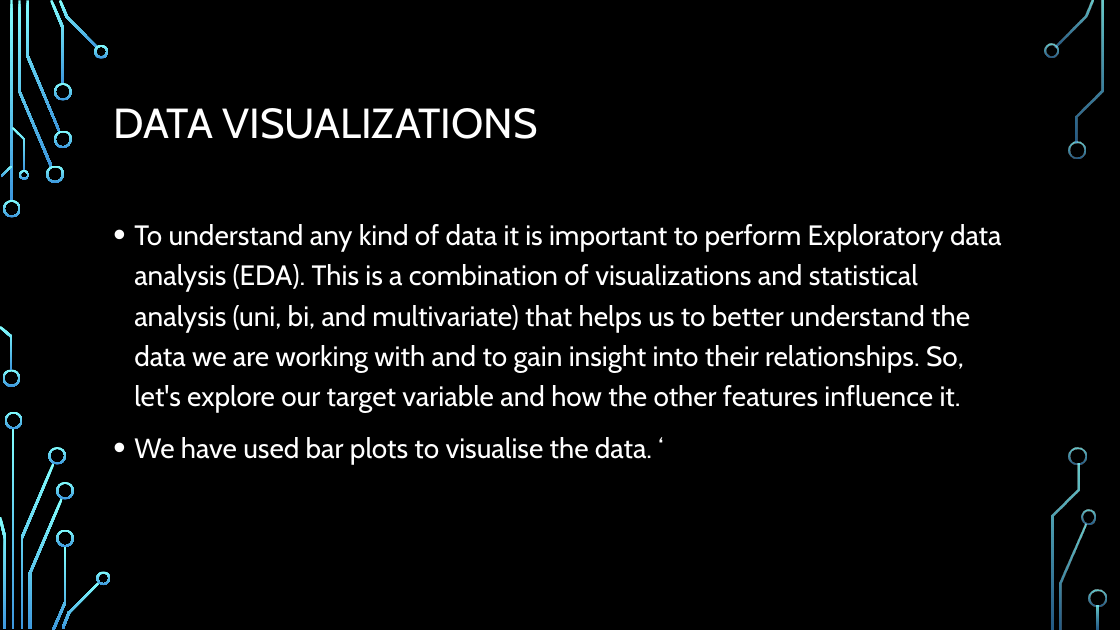
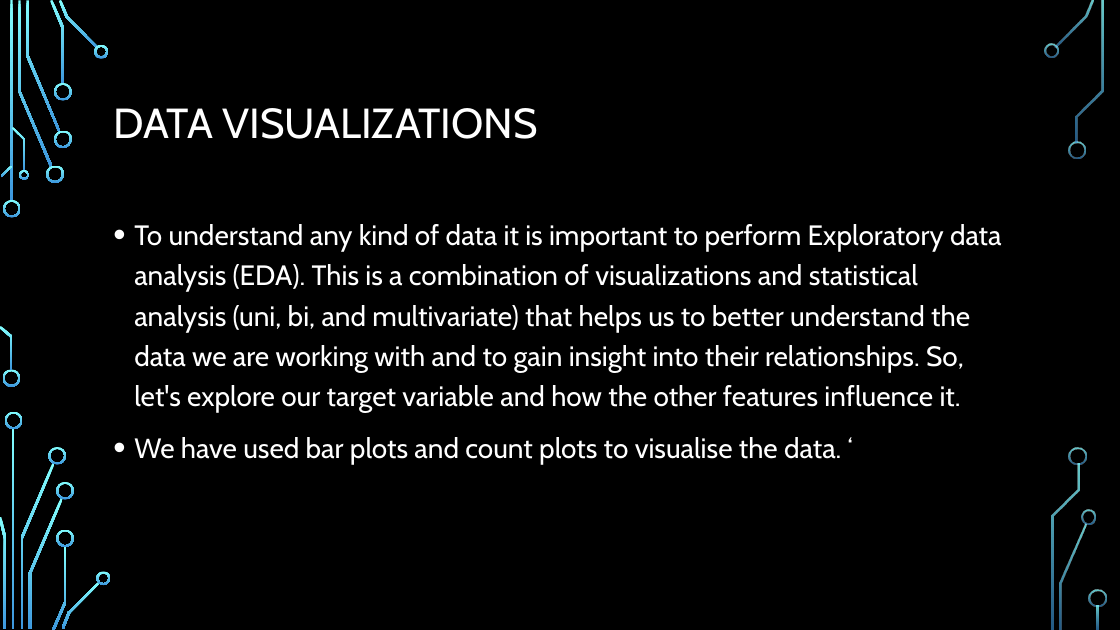
Before and after one commit to Debanti14/Internship, a slide deck: slide 9 of Micro Credit Defaulter Project/Micro Credit Defaulter project ppt.pptx. Drawn at 1120x630 pixels with LibreOffice and Linux fonts; fonts in the diff are those of the drawing; background and template pictures are left out. Boxes give left, top, right and bottom in pixels: in the first picture for what was removed or moved away, otherwise in the second. Text is boxed around its words. In the diff, an @@ line names an element or a change of style, - is before the commit and + after.

```diff
--- a/Micro Credit Defaulter Project/Micro Credit Defaulter project ppt.pptx
+++ b/Micro Credit Defaulter Project/Micro Credit Defaulter project ppt.pptx
@@ text at (134, 437, 841, 465): text changed @@
-• We have used bar plots to visualise the data. ‘
+• We have used bar plots and count plots to visualise the data. ‘
```
Also in this commit, not shown: 2 other slides changed, 2 slides added, 1 slide removed, 1 other file.
